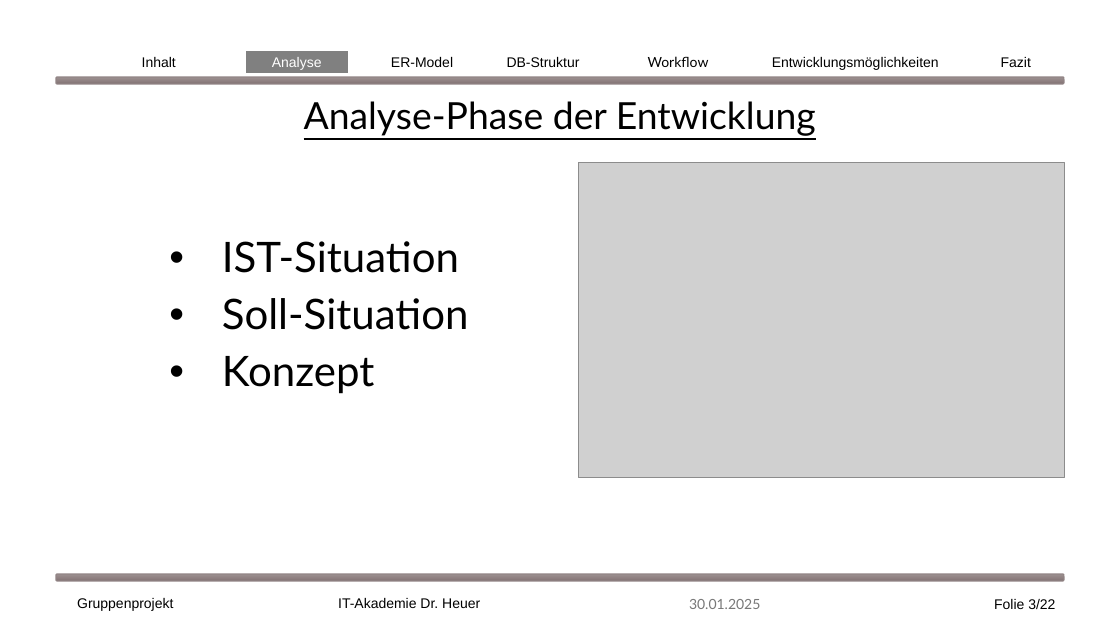
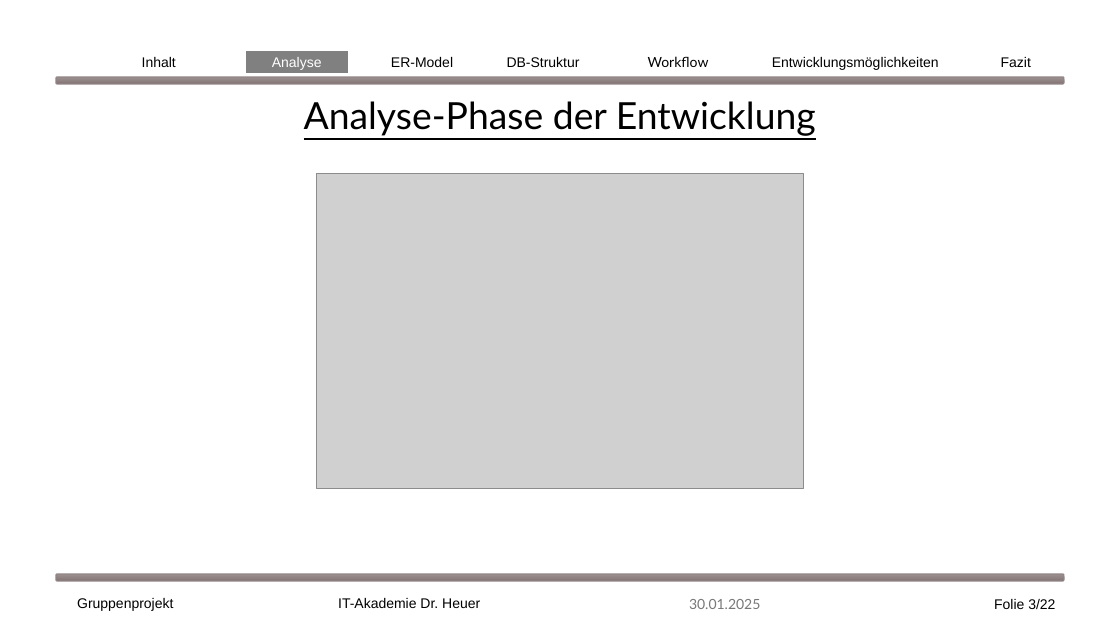
Before and after one commit to EkaterinaShmeleva/MediaManagementSystem, a slide deck: slide 3 of Medienverwaltungsdatenbank Gruppe1.pptx. Drawn at 1120x630 pixels with LibreOffice and Linux fonts; fonts in the diff are those of the drawing; grey boxes stand for pictures. Boxes give left, top, right and bottom in pixels: in the first picture for what was removed or moved away, otherwise in the second. Text is boxed around its words. In the diff, an @@ line names an element or a change of style, - is before the commit and + after.

Commit message:
Text reduziert, Folie 3

```diff
--- a/Medienverwaltungsdatenbank Gruppe1.pptx
+++ b/Medienverwaltungsdatenbank Gruppe1.pptx
@@ picture moved from (x1=578, y1=162, x2=1065, y2=477) to (x1=317, y1=173, x2=803, y2=488) @@
@@ text removed at (x1=222, y1=241, x2=469, y2=394) @@
-• IST-Situation
-• Soll-Situation
-• Konzept
```
Also in this commit, not shown: 1 other slide changed.
